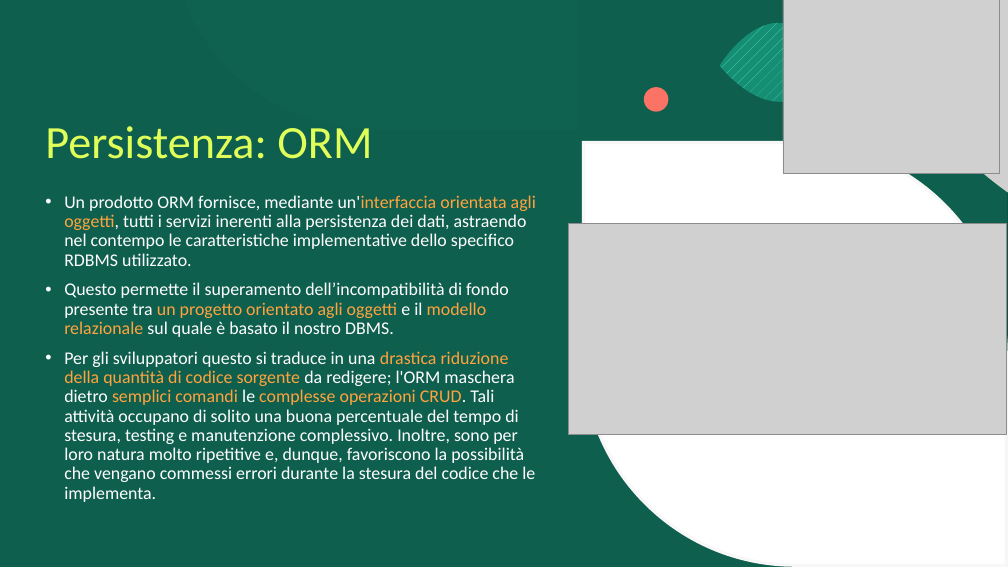
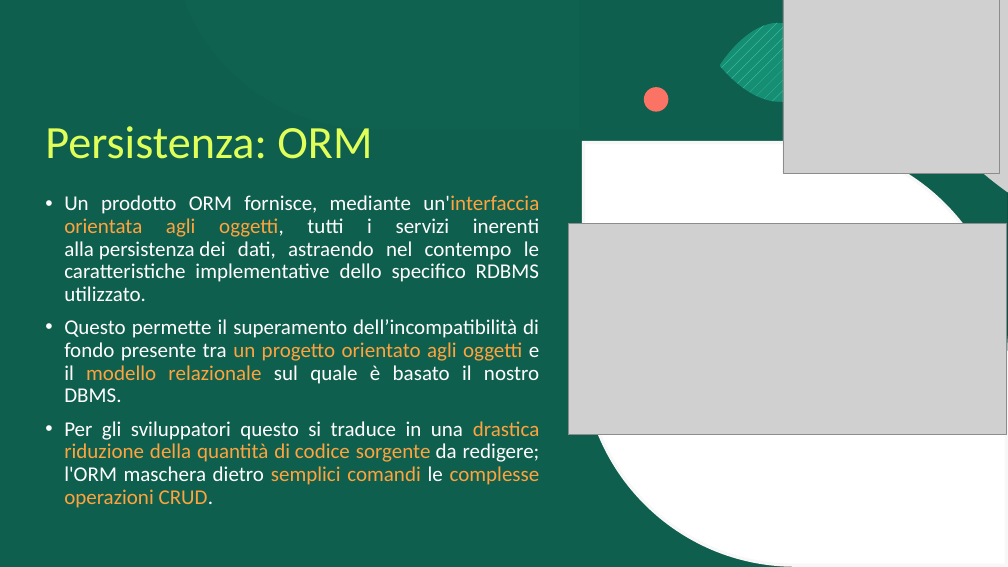
Before and after one commit to DeborohNoah/IngSoft, a slide deck: slide 12 of Presentazione_IngSoft.pptx. Drawn at 1008x567 pixels with LibreOffice and Linux fonts; fonts in the diff are those of the drawing; grey boxes stand for pictures; background and template pictures are left out. Boxes give left, top, right and bottom in pixels: in the first picture for what was removed or moved away, otherwise in the second. Text is boxed around its words. In the diff, an @@ line names an element or a change of style, - is before the commit and + after.

```diff
--- a/Presentazione_IngSoft.pptx
+++ b/Presentazione_IngSoft.pptx
@@ text at (64,195,539,402): size 17 to 20 pt in "Un prodotto ORM fornisce, mediante un'interfaccia orientata ...", "Questo permette il superamento dell’incompatibilità di fondo ..."; alignment left to justified @@
@@ text at (64,421,540,508): text changed; size 17 to 20 pt; text colour #FFFFFF to #FFA33E @@
-• Per gli sviluppatori questo si traduce in una drastica riduzione della quantità di codice sorgente da redigere; l'ORM maschera dietro semplici comandi le complesse operazioni CRUD. Tali attività occupano di solito una buona percentuale del tempo di stesura, testing e manutenzione complessivo. Inoltre, sono per loro natura molto ripetitive e, dunque, favoriscono la possibilità che vengano commessi errori durante la stesura del codice che le implementa.
+• Per gli sviluppatori questo si traduce in una drastica riduzione della quantità di codice sorgente da redigere; l'ORM maschera dietro semplici comandi le complesse operazioni CRUD.
```
Also in this commit, not shown: 3 other slides changed.
